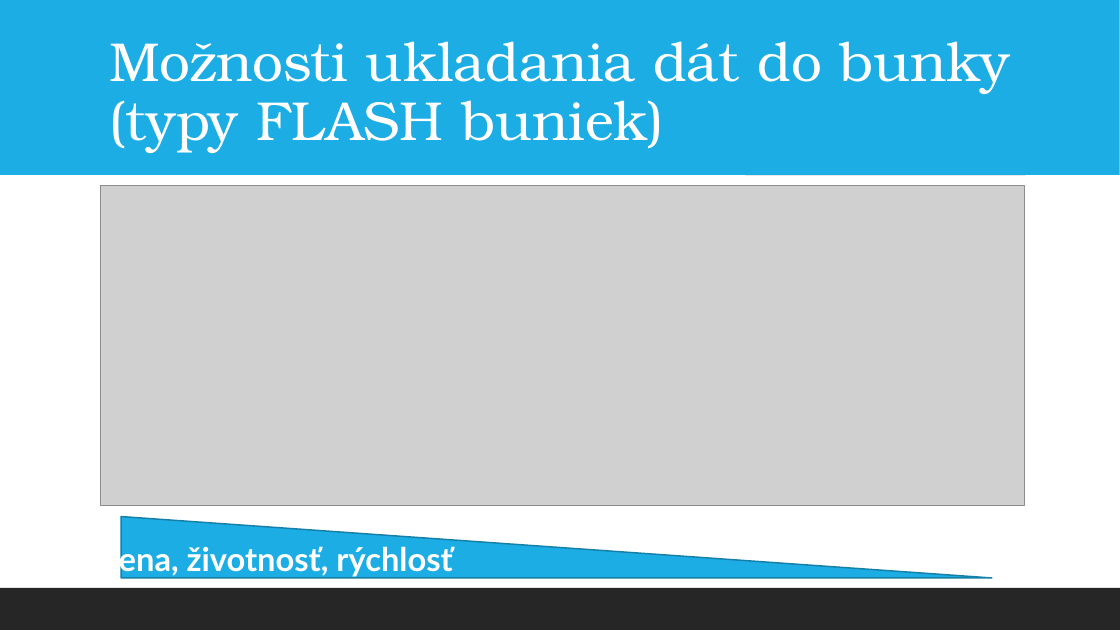
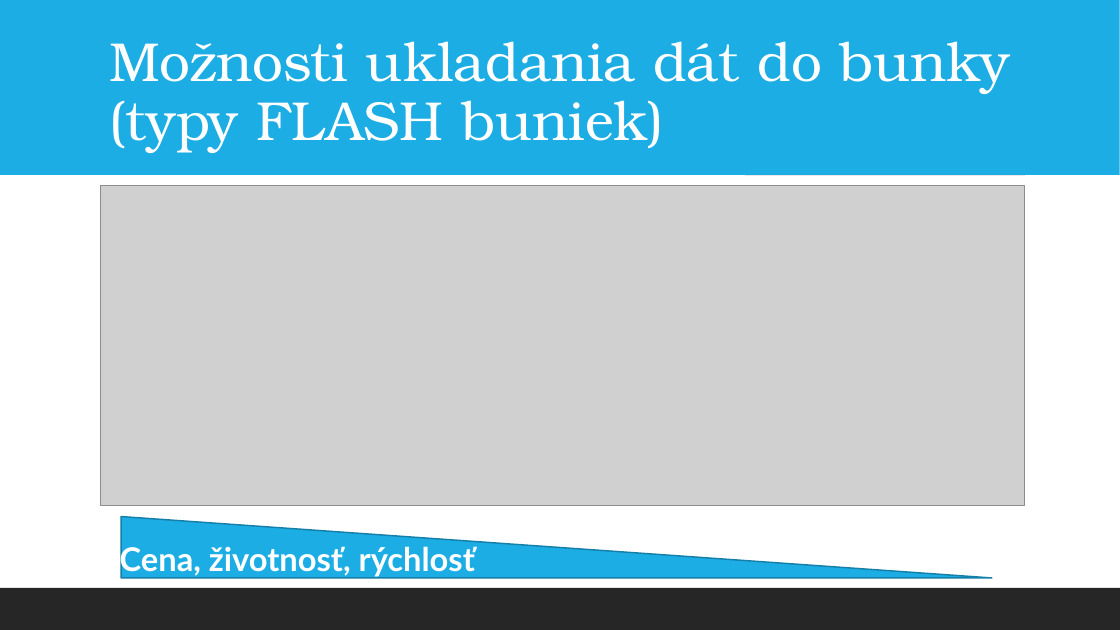
Before and after one commit to Matejejko/Skola, a slide deck: slide 19 of skola/Základy IKT systémov - hardware (ZIH)/Elektronické pamäte 11.2.ppt (slide 20 before the commit). Drawn at 1120x630 pixels with LibreOffice and Linux fonts; fonts in the diff are those of the drawing; grey boxes stand for pictures. Boxes give left, top, right and bottom in pixels: in the first picture for what was removed or moved away, otherwise in the second. Text is boxed around its words. In the diff, an @@ line names an element or a change of style, - is before the commit and + after.

```diff
--- a/skola/Základy IKT systémov - hardware (ZIH)/Elektronické pamäte 11.2.ppt
+++ b/skola/Základy IKT systémov - hardware (ZIH)/Elektronické pamäte 11.2.ppt
@@ text "Cena, životnosť, rýchlosť": place and size @@
-text "Cena, životnosť, rýchlosť" at <box>98,542,452,577</box>
+text "Cena, životnosť, rýchlosť" at <box>120,542,475,577</box>
```
Also in this commit, not shown: 10 other slides changed, 1 slide removed.
